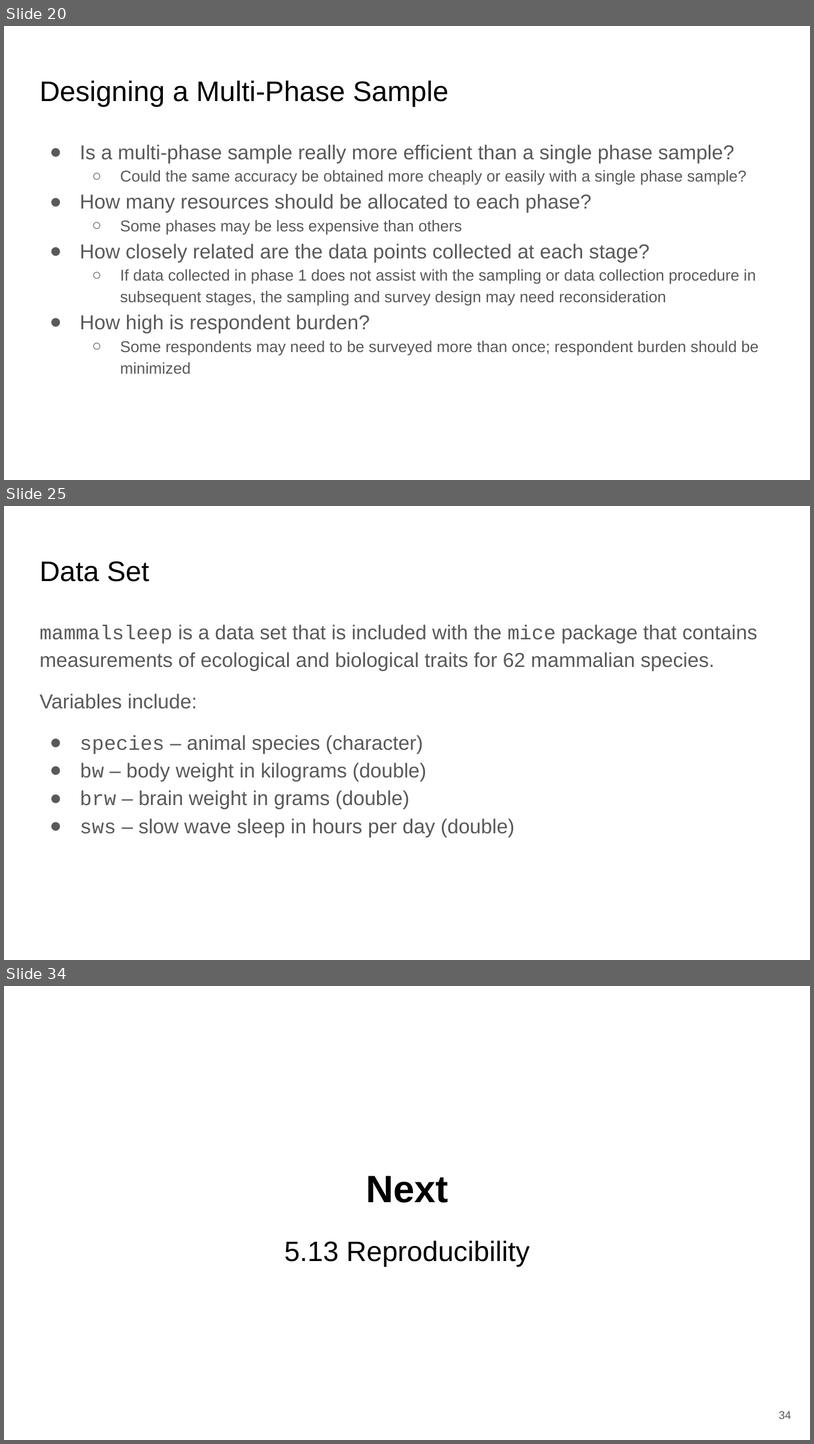
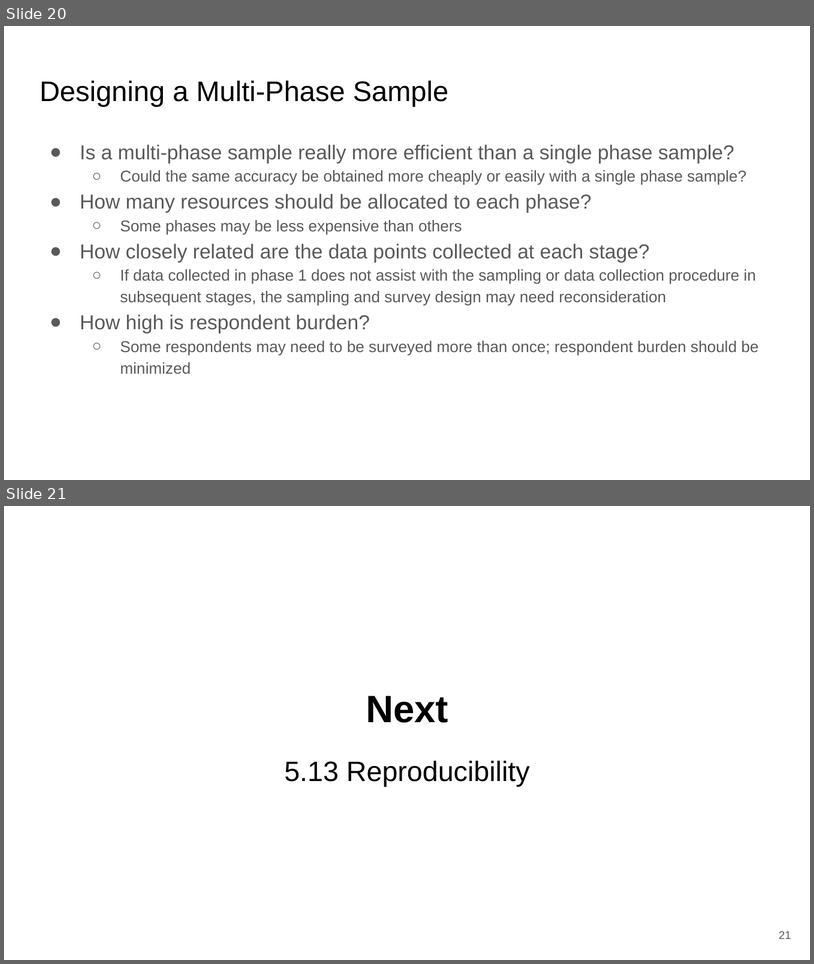
Before and after one commit to UofT-DSI/sampling, a slide deck: lectures/12-Advanced data collection-slides.pptx. Shown one above the other, each under a label of ours: slides 20, 25 and 34 before the commit, slides 20 and 21 after it; the slides between them are not shown. The pictures are 814x1444 and 814x964 pixels, drawn with LibreOffice and Linux fonts; fonts in the diff are those of the drawing. Boxes give left, top, right and bottom in pixels: in the first picture for what was removed or moved away, otherwise in the second. Text is boxed around its words. In the diff, an @@ line names an element or a change of style, - is before the commit and + after.

```diff
--- a/lectures/12-Advanced data collection-slides.pptx
+++ b/lectures/12-Advanced data collection-slides.pptx
@@ slide 25 removed at (4, 506, 810, 960), background #FFFFFF @@
@@ title removed at (39, 561, 150, 582) @@
-Data Set
@@ text removed at (39, 624, 758, 837) @@
-mammalsleep is a data set that is included with the mice package that contains measurements of ecological and biological traits for 62 mammalian species.
-Variables include:
-● species – animal species (character)
-● bw – body weight in kilograms (double)
-● brw – brain weight in grams (double)
-● sws – slow wave sleep in hours per day (double)
@@ what was slide 34 is now slide 21 @@
@@ page number at (779, 931, 792, 939): text changed @@
-34
+21
```
Also in this commit, not shown: 12 other slides removed, 2 other files.
